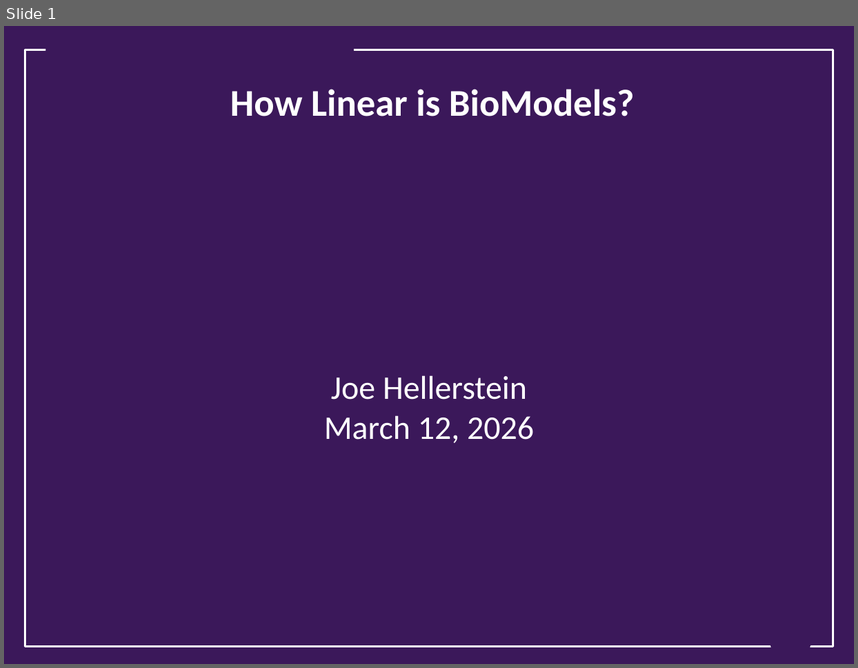
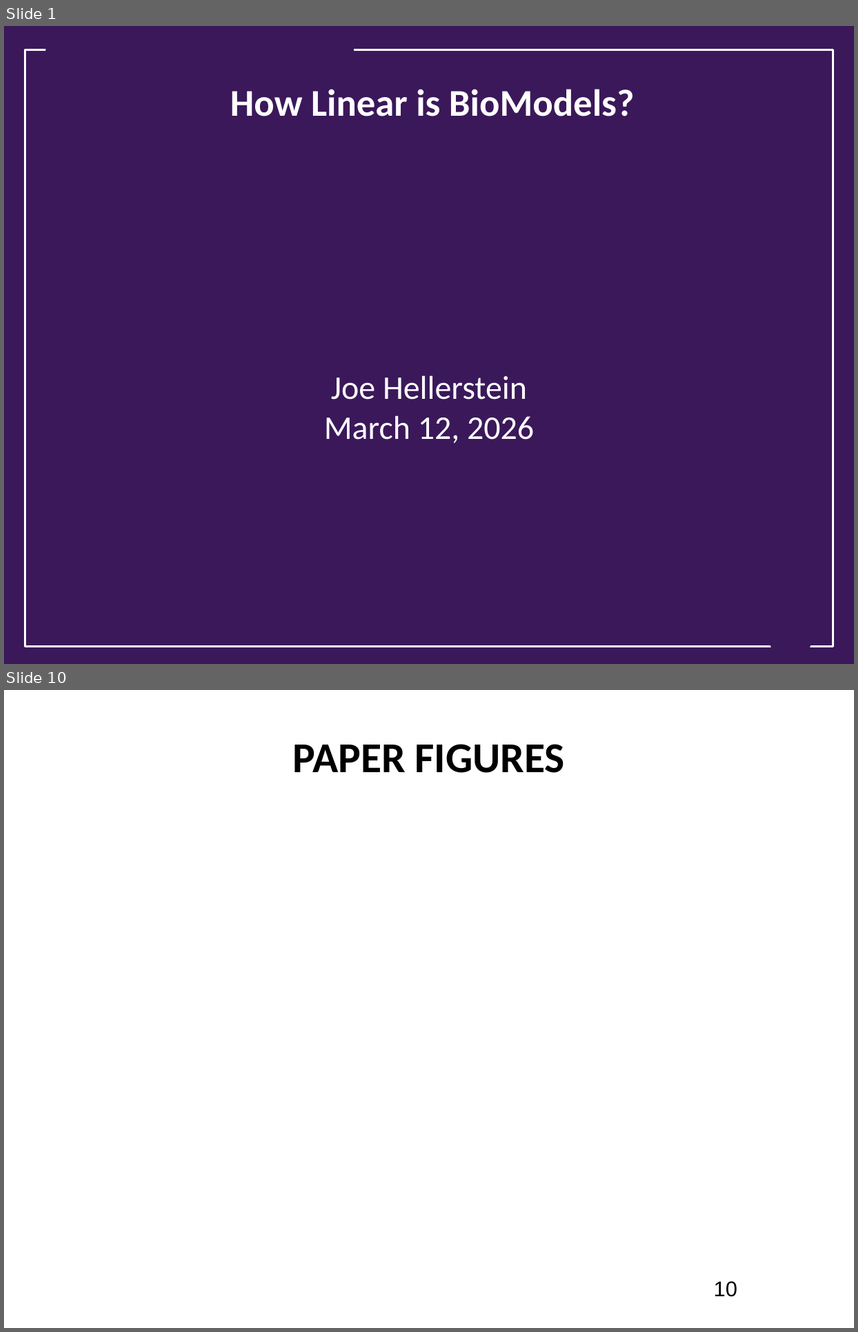
Before and after one commit to joseph-hellerstein/biomodels_linearity, a slide deck: docs/model_linearity.pptx. Shown one above the other, each under a label of ours: slide 1 before the commit, slides 1 and 10 after it; the slides between them are not shown. The pictures are 858x668 and 858x1332 pixels, drawn with LibreOffice and Linux fonts; fonts in the diff are those of the drawing; background and template pictures are left out. Boxes give left, top, right and bottom in pixels: in the first picture for what was removed or moved away, otherwise in the second. Text is boxed around its words. In the diff, an @@ line names an element or a change of style, - is before the commit and + after.

```diff
--- a/docs/model_linearity.pptx
+++ b/docs/model_linearity.pptx
@@ slide 10 added at (4,690,854,1328), background #FFFFFF @@
@@ title added at (293,744,565,773), 36 pt, text #000000, bold @@
+PAPER FIGURES
@@ page number added at (714,1281,737,1297), 18 pt, text #000000 @@
+10
@@ trapezoid added at (763,1280,818,1317), fill #FFFFFF @@
```
Also in this commit, not shown: 8 slides changed, 1 other slide added, 7 other files.
